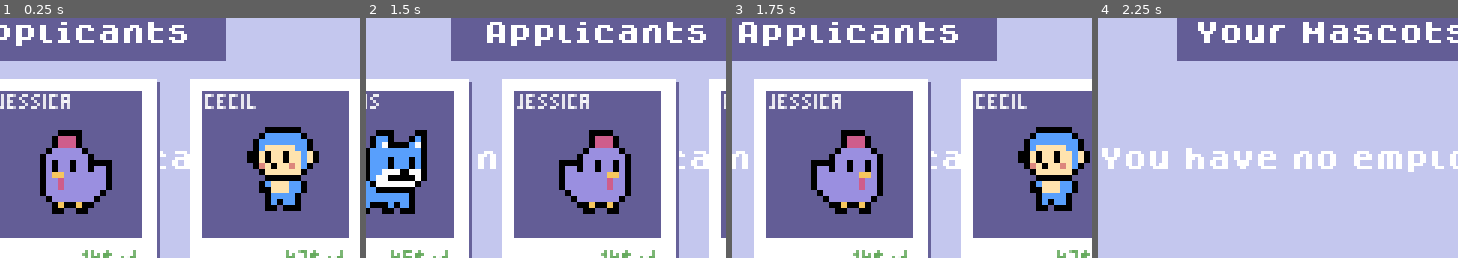
Above: before the commit, frames 1-4 (left to right).
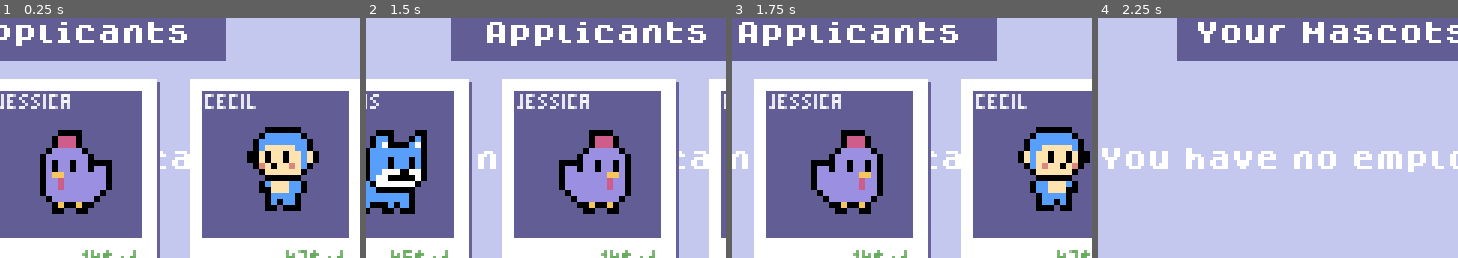
Above: after the commit, the same moments.

Repository: Milchreis/Mascot-Management
Game: Godot game, scene res://scenes/MainScene.tscn
Same seed, same stepped clock (60 frames per second), same inputs: the game is played once before the commit and once after it.
Inputs (mouse positions are % of the whole screen's width and height, from its top left):
- Up to frame 1 (0.25 s): no input
- Up to frame 2 (1.5 s): click (76, 8) at 0.5 s; click (85, 8) at 1.25 s
- Up to frame 3 (1.75 s): no input
- Up to frame 4 (2.25 s): click (95, 8) at 2 s
The pictures show only the part of the screen within x 34-84%, y 14-64%; the shares and areas given below are measured in that part.

Frames 1-2 are identical in both runs. In frame 3, 1.3% of the frame differs, in the area x 81-98%, y 52-81%; in frame 4, nothing differs.

Commit message:
Colors and animations

Diff:
--- a/scenes/Polaroid.tscn
+++ b/scenes/Polaroid.tscn
@@ -24,19 +24,19 @@
 Button/styles/pressed = SubResource( 8 )
 
 [sub_resource type="Animation" id=11]
-resource_name = "idle"
-length = 2.0
+resource_name = "hover"
+loop = true
 tracks/0/type = "value"
-tracks/0/path = NodePath(".:region_rect")
-tracks/0/interp = 1
-tracks/0/loop_wrap = true
+tracks/0/path = NodePath("Sprite:position")
+tracks/0/interp = 2
+tracks/0/loop_wrap = false
 tracks/0/imported = false
 tracks/0/enabled = true
 tracks/0/keys = {
-"times": PoolRealArray( 0, 1, 2 ),
-"transitions": PoolRealArray( 1, 1, 1 ),
+"times": PoolRealArray( 0, 0.5, 1 ),
+"transitions": PoolRealArray( 2.21914, 0.63728, 0.15932 ),
 "update": 0,
-"values": [ Rect2( 0, 0, 0, 0 ), Rect2( 0, 0, 0, 10 ), Rect2( 0, 0, 0, 0 ) ]
+"values": [ Vector2( 49, 49 ), Vector2( 49, 44 ), Vector2( 49, 49 ) ]
 }
 
 [sub_resource type="DynamicFont" id=3]
@@ -87,19 +87,18 @@
 margin_top = 7.0
 margin_right = 56.0
 margin_bottom = 56.0
-color = Color( 0.690196, 0.815686, 0.494118, 1 )
-__meta__ = {
-"_edit_lock_": true
-}
-
-[node name="AnimationPlayer" type="AnimationPlayer" parent="pic"]
-root_node = NodePath("../Sprite")
-anims/idle = SubResource( 11 )
+color = Color( 0.388235, 0.364706, 0.588235, 1 )
+__meta__ = {
+"_edit_lock_": true
+}
 
 [node name="Sprite" type="Sprite" parent="pic"]
 position = Vector2( 49, 49 )
 offset = Vector2( -22, -22 )
-region_rect = Rect2( 0, 0, 0, 10 )
+
+[node name="AnimationPlayer" type="AnimationPlayer" parent="pic"]
+playback_speed = 2.05
+anims/hover = SubResource( 11 )
 
 [node name="Busy" type="Sprite" parent="."]
 visible = false
--- a/scripts/Polaroid.gd
+++ b/scripts/Polaroid.gd
@@ -9,6 +9,8 @@
 
 var mascot:Mascot
 
+var COOLDOWN_MAX := 20
+var selectCoolDown := COOLDOWN_MAX
 var dotEmpty = load("res://gfx/dot_empty.png")
 var dotFilled = load("res://gfx/dot_filled.png")
 
@@ -16,11 +18,12 @@
 	$pic/Sprite.texture = load(mascot.spriteImage)
 	$salary.text = str(mascot.salaryPerDay) + "$/d"
 	$name.text = mascot.nickname.to_upper()
-	$pic.color = mascot.bgColor
-	$pic/AnimationPlayer.play("idle")
 
-	if showStats: $hoverBg.rect_size.y = 105
-	else: $hoverBg.rect_size.y = rect_min_size.y
+	if showStats:
+		$hoverBg.rect_size.y = 105
+	else:
+		$hoverBg.rect_size.y = 76
+		rect_min_size.y = 76
 
 	createStats($StatsPanel/improPosition, mascot.improvisation)
 	createStats($StatsPanel/reliabPosition, mascot.reliable)
@@ -32,7 +35,7 @@
 	$Busy.visible = mascot.in_training or mascot.isInEvent()
 	$DaysRemaining.visible = mascot.in_training or mascot.isInEvent()
 	$DaysRemaining.text = str(mascot.getRemainingDays())
-	$pic/Sprite.flip_h = get_global_mouse_position().x > $pic/Sprite.global_position.x
+	$pic/Sprite.flip_h = get_global_mouse_position().x > $pic/Sprite.global_position.x - $pic/Sprite.texture.get_width()/2
 	# todo
 	$Ill.visible = false
 
@@ -44,18 +47,26 @@
 		setStats($StatsPanel/reliabPosition, mascot.reliable)
 		setStats($StatsPanel/charismaPosition, mascot.charisma)
 
+	selectCoolDown = min(selectCoolDown + 1, COOLDOWN_MAX)
+
 func _input(event):
+
 	if event is InputEventMouseButton and isMouseOver(event.position):
-		if event.button_index == BUTTON_LEFT:
-			print(get_parent().get_global_rect())
+		$pic/AnimationPlayer.play("hover")
+
+		if event.button_index == BUTTON_LEFT and selectCoolDown == COOLDOWN_MAX:
+			selectCoolDown = 0
 			emit_signal("select", mascot)
+
+	else: $pic/AnimationPlayer.stop()
 
 func isMouseOver(_position):
 	# it's a little hacky, but the InputEventMouseButton doesn't work with scroll together
 	# and the Polroid-scene as Button doesn't fire the signal on click.
-	var scrollAreaBeginY = 43
+	var scrollAreaBeginY = 40
 	return (get_global_rect().has_point(_position)
 		and _position.y > scrollAreaBeginY)
+
 
 func createStats(positionNode, propertyValue):
 	for n in range(0, 5):
